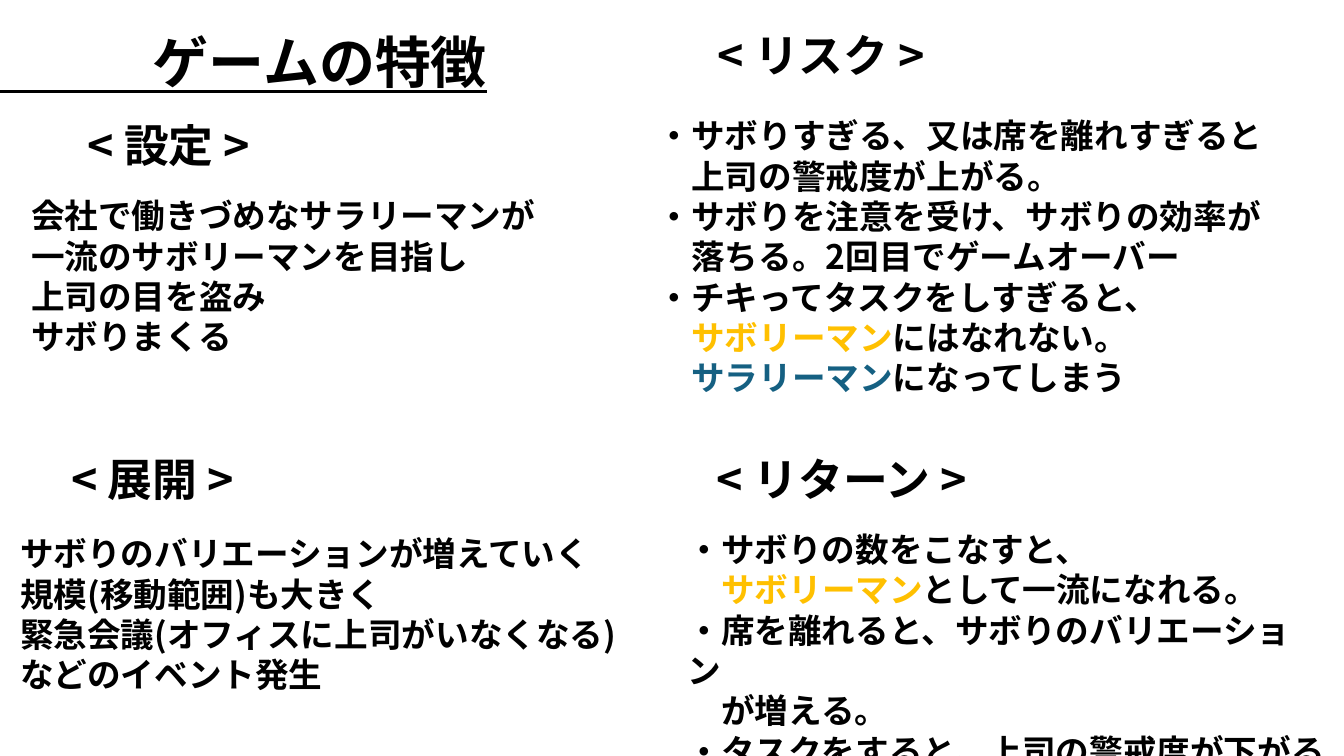
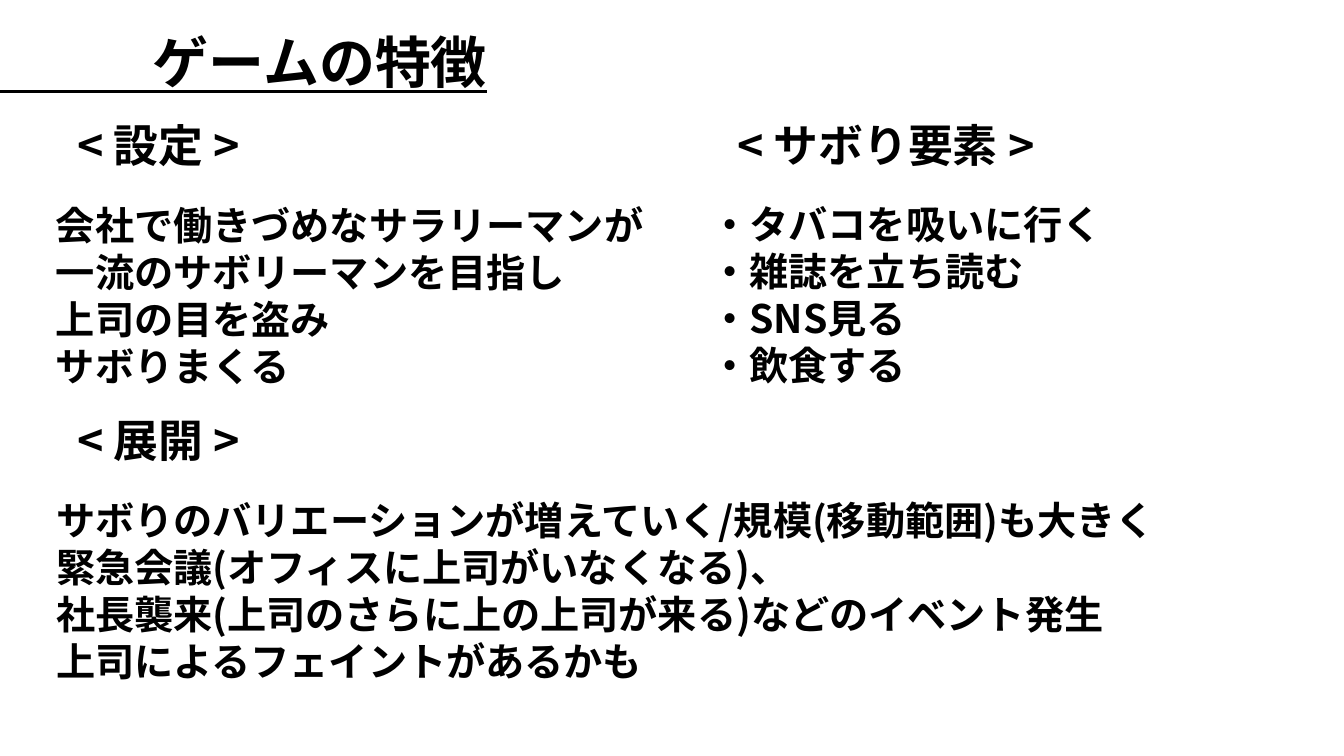
Before and after one commit to NISHIO-ASUMA/GotoTGS, a slide deck: slide 8 of 提出物関係/企画書/GC3_前期チーム制作_企画書.pptx. Drawn at 1344x756 pixels with LibreOffice and Linux fonts; fonts in the diff are those of the drawing; background and template pictures are left out. Boxes give left, top, right and bottom in pixels: in the first picture for what was removed or moved away, otherwise in the second. Text is boxed around its words. In the diff, an @@ line names an element or a change of style, - is before the commit and + after.

```diff
--- a/提出物関係/企画書/GC3_前期チーム制作_企画書.pptx
+++ b/提出物関係/企画書/GC3_前期チーム制作_企画書.pptx
@@ text removed at (754,35,888,75) @@
-< リスク >
@@ text "< 設定 >": place and size @@
-text "< 設定 >" at (124,124,214,166)
+text "< 設定 >" at (114,124,204,166)
@@ text removed at (658,119,1263,393) @@
-・サボりすぎる、又は席を離れすぎると
-上司の警戒度が上がる。
-・サボりを注意を受け、サボりの効率が
-落ちる。2回目でゲームオーバー
-・チキってタスクをしすぎると、
-サボリーマンにはなれない。
-サラリーマンになってしまう
@@ text added at (774,124,998,166), 32 pt, text #000000, bold @@
+< サボり要素 >
@@ text "会社で働きづめなサラリーマンが": place and size @@
-text "会社で働きづめなサラリーマンが" at (31,199,535,352)
+text "会社で働きづめなサラリーマンが" at (56,206,643,384)
@@ text "会社で働きづめなサラリーマンが" at (56,206,643,384): size 24 to 28 pt @@
@@ text added at (710,206,1101,384), 28 pt, text #000000, bold @@
+・タバコを吸いに行く
+・雑誌を立ち読む
+・SNS見る
+・飲食する
@@ text "< 展開 >": place and size @@
-text "< 展開 >" at (108,459,198,500)
+text "< 展開 >" at (114,420,204,461)
@@ text removed at (754,458,931,499) @@
-< リターン >
@@ text at (56,501,1155,680): text changed; size 24 to 28 pt @@
-サボりのバリエーションが増えていく
-規模(移動範囲)も大きく
-緊急会議(オフィスに上司がいなくなる)
-などのイベント発生
+サボりのバリエーションが増えていく/規模(移動範囲)も大きく
+緊急会議(オフィスに上司がいなくなる)、
+社長襲来(上司のさらに上の上司が来る)などのイベント発生
+上司によるフェイントがあるかも
@@ text removed at (688,533,1291,726) @@
-・サボりの数をこなすと、
-サボリーマンとして一流になれる。
-・席を離れると、サボりのバリエーション
-が増える。
-・タスクをすると、上司の警戒度が下がる
```
Also in this commit, not shown: 3 other slides changed, 1 slide added.
